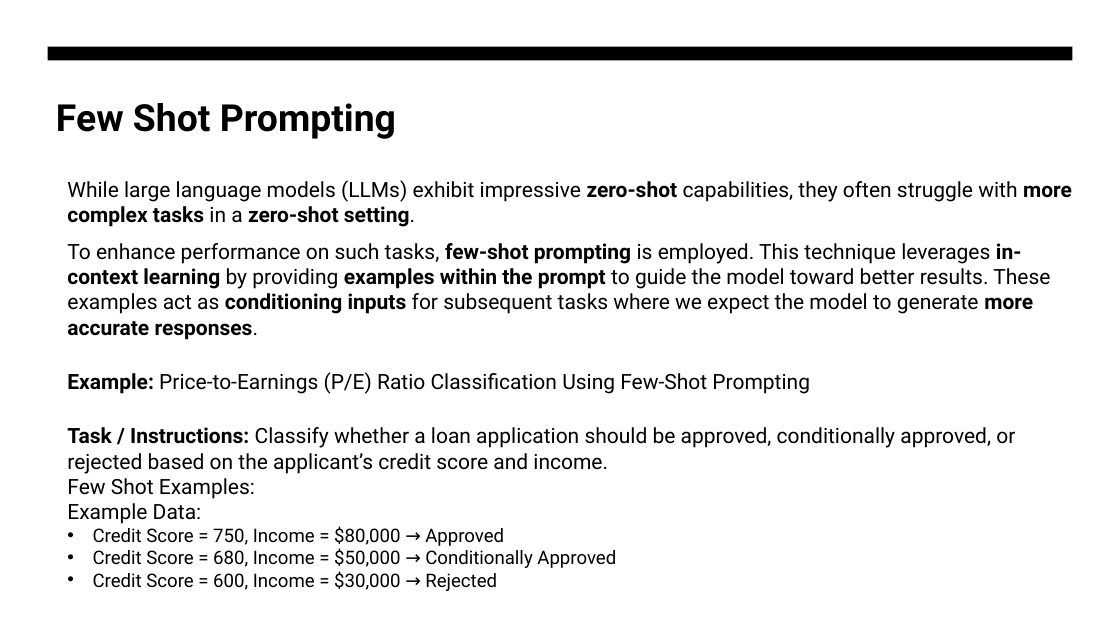
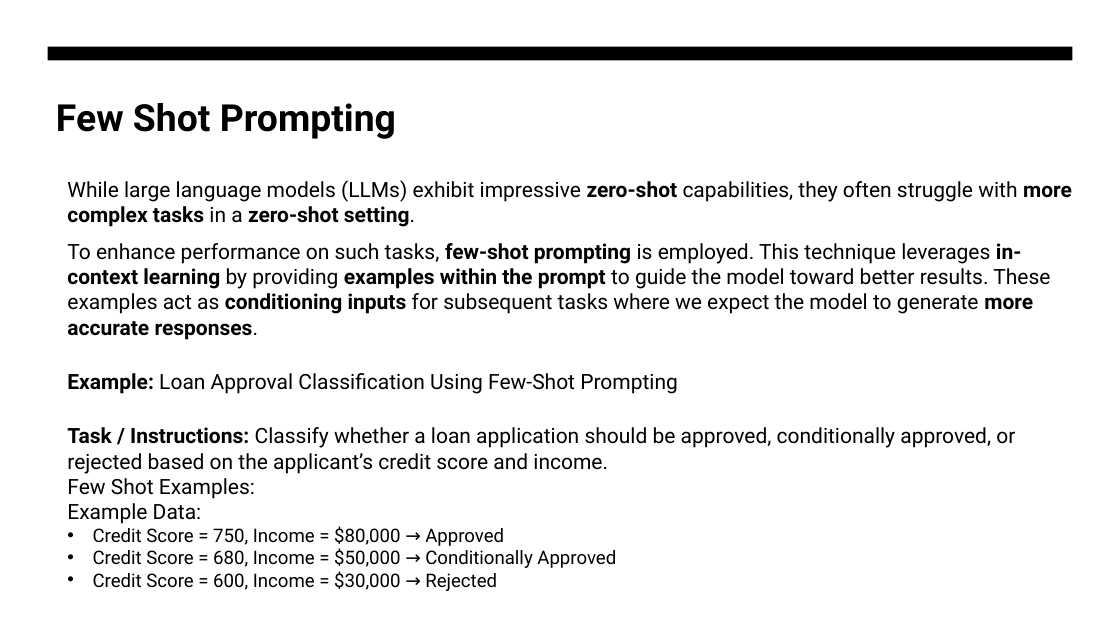
Before and after one commit to Madhukarc/PromptTemplateExample, a slide deck: slide 12 of PromptEngineeringWithLangchain.pptx. Drawn at 1120x630 pixels with LibreOffice and Linux fonts; fonts in the diff are those of the drawing. Boxes give left, top, right and bottom in pixels: in the first picture for what was removed or moved away, otherwise in the second. Text is boxed around its words. In the diff, an @@ line names an element or a change of style, - is before the commit and + after.

Commit message:
Changed example
Changed example

```diff
--- a/PromptEngineeringWithLangchain.pptx
+++ b/PromptEngineeringWithLangchain.pptx
@@ text at box(67, 373, 678, 394): text changed @@
-Example: Price-to-Earnings (P/E) Ratio Classification Using Few-Shot Prompting
+Example: Loan Approval Classification Using Few-Shot Prompting
```
